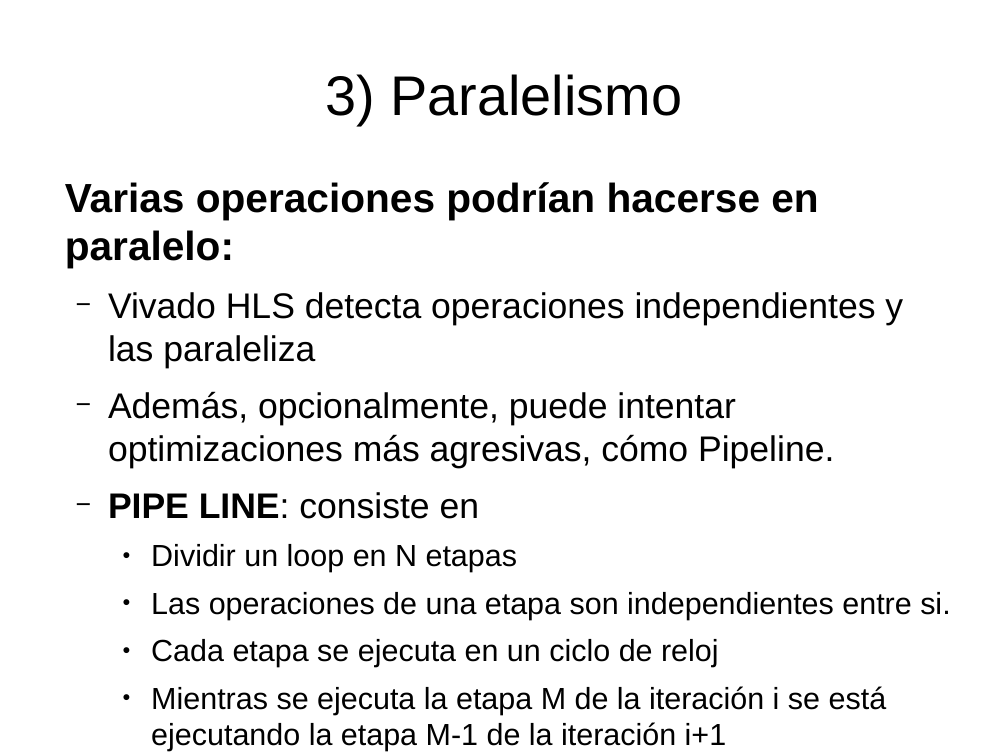
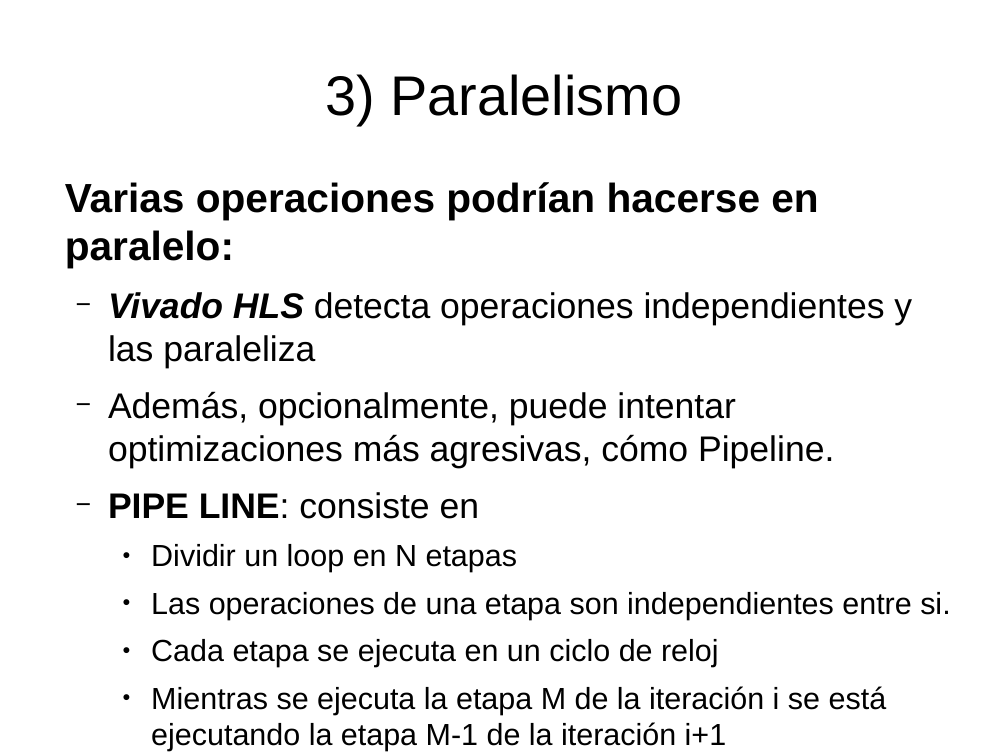
Before and after one commit to miguelgarcia/sase2017-hls-video, a slide deck: slide 34 of presentacion.odp (slide 32 before the commit). Drawn at 1008x756 pixels with LibreOffice and Linux fonts; fonts in the diff are those of the drawing. Boxes give left, top, right and bottom in pixels: in the first picture for what was removed or moved away, otherwise in the second. Text is boxed around its words. In the diff, an @@ line names an element or a change of style, - is before the commit and + after.

```diff
--- a/presentacion.odp
+++ b/presentacion.odp
@@ text at [108, 292, 912, 368]: bold on, italic on in "Vivado HLS" @@
```
Also in this commit, not shown: 16 other slides changed, 5 slides added, 2 slides removed.
